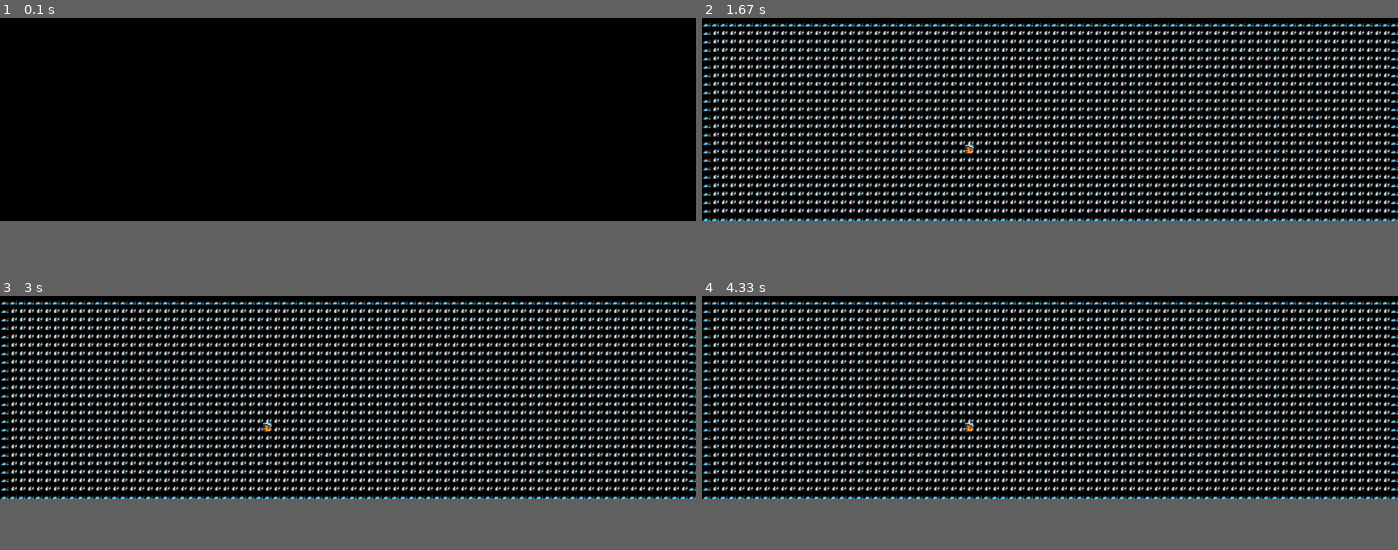
Above: before the commit, frames 1-4 (two rows, left to right).
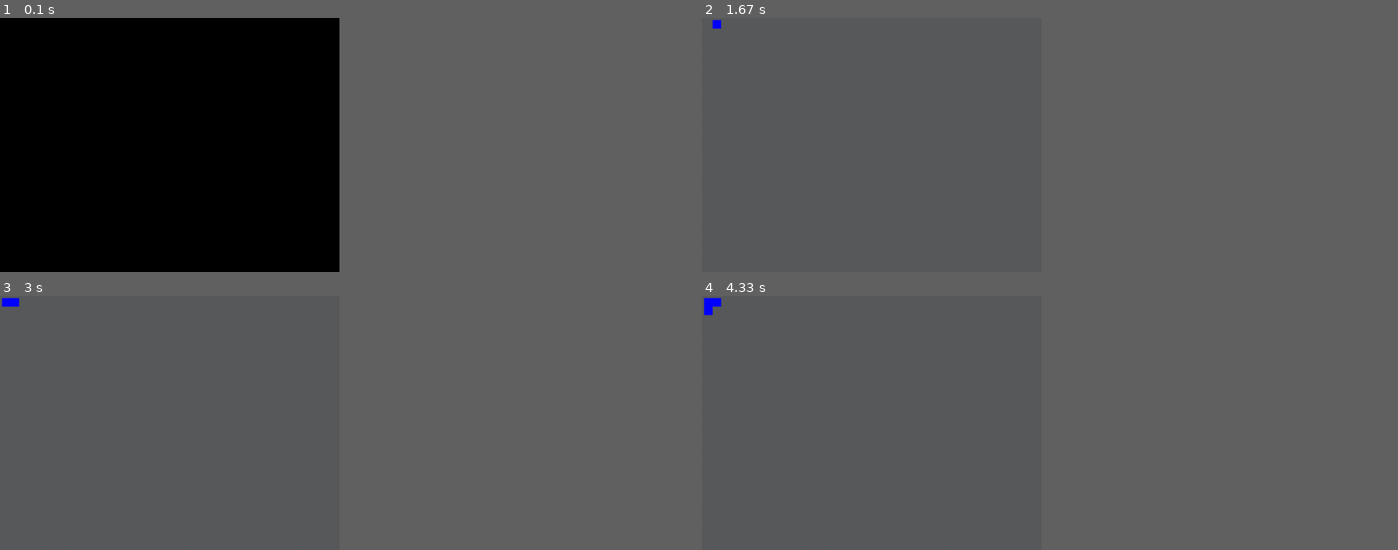
Above: after the commit, the same moments.

Repository: LouisJustinTALLOT/Hackathon-Bellon-Gstalter-Tallot
Game: pygame game, started from main.py
The game is run twice, just before and just after one commit, with the same random seed, the same clock (stepped at 60 frames per second) and the same inputs.
Inputs:
- Up to frame 1 (0.1 s): no input
- Up to frame 2 (1.67 s): hold Up 0.83-1.3 s
- Up to frame 3 (3 s): hold Left 1.83-2.37 s; hold Down from 2.4 s (still down)
- Up to frame 4 (4.33 s): release Down at 3 s
In our replay, the window is 900x263 before the commit and 439x329 after it. These sizes can differ from the game's own. Grey fills any space a smaller window leaves; there, only what the larger window draws over its background counts as a difference.

The runs differ from the first frame. In frame 1, only the window size differs. In frame 2, 52% of the frame differs, in the area x 0-100%, y 0-80%; in frame 3, 52%; in frame 4, 52%.

Commit message:
refactor global -> ça marche

Diff:
--- a/main.py
+++ b/main.py
@@ -1,15 +1,15 @@
 import pygame as pg
-import sys
-sys.path.insert(1, './src')
+# import sys
+# sys.path.insert(1, './src')
 
-import get_levels
-import display
-import heros
+import src.get_levels as gl
+import src.display as display
+import src.heros as heros
 
 
 # faire 'Q' pour arrêter le script'
 pg.init()
-n, m = 400, 300
+n, m = 40, 30
 screen = display.init(n, m) #appelle le fichier externe display.py
 perso = heros.Heros(20,20)
 clock = pg.time.Clock()
--- a/display.py
+++ b/src/display.py
@@ -1,6 +1,8 @@
-import pygame as pg, sys
+import pygame as pg
+import sys
+sys.path.insert(1, './src')
 from random import randint
-import src.get_levels as gl
+import get_levels as gl
 import numpy as np
 
 def init(n, m):
@@ -36,25 +38,27 @@
         for j in range(m):
             screen.blit(images[matrice[i][j]], (16*i, 16*j))
 
-list_levels = gl.load_all_levels()
-mat = list_levels[0].matrice_niveau
 
-mat = np.array(mat)
-mat = mat.T
-n, m = len(mat), len(mat[0])
+if __name__ == "__main__":
+    list_levels = gl.load_all_levels()
+    mat = list_levels[0].matrice_niveau
 
-screen = init(n, m)
-affichage(screen, mat)
+    mat = np.array(mat)
+    mat = mat.T
+    n, m = len(mat), len(mat[0])
 
-clock = pg.time.Clock()
-running = True
-while running:
-    clock.tick(1)
-    for event in pg.event.get():
-            if event.type == pg.QUIT:
-                running = False
-            elif event.type == pg.KEYDOWN:
-                if event.key == pg.K_q:
+    screen = init(n, m)
+    affichage(screen, mat)
+
+    clock = pg.time.Clock()
+    running = True
+    while running:
+        clock.tick(1)
+        for event in pg.event.get():
+                if event.type == pg.QUIT:
                     running = False
-    pg.display.update()
-pg.quit()
+                elif event.type == pg.KEYDOWN:
+                    if event.key == pg.K_q:
+                        running = False
+        pg.display.update()
+    pg.quit()
--- a/heros.py
+++ b/src/heros.py
@@ -1,4 +1,6 @@
 import pygame as pg
+import sys
+sys.path.insert(1, './src')
 
 class Heros:
     def __init__(self, x=0, y=0):
